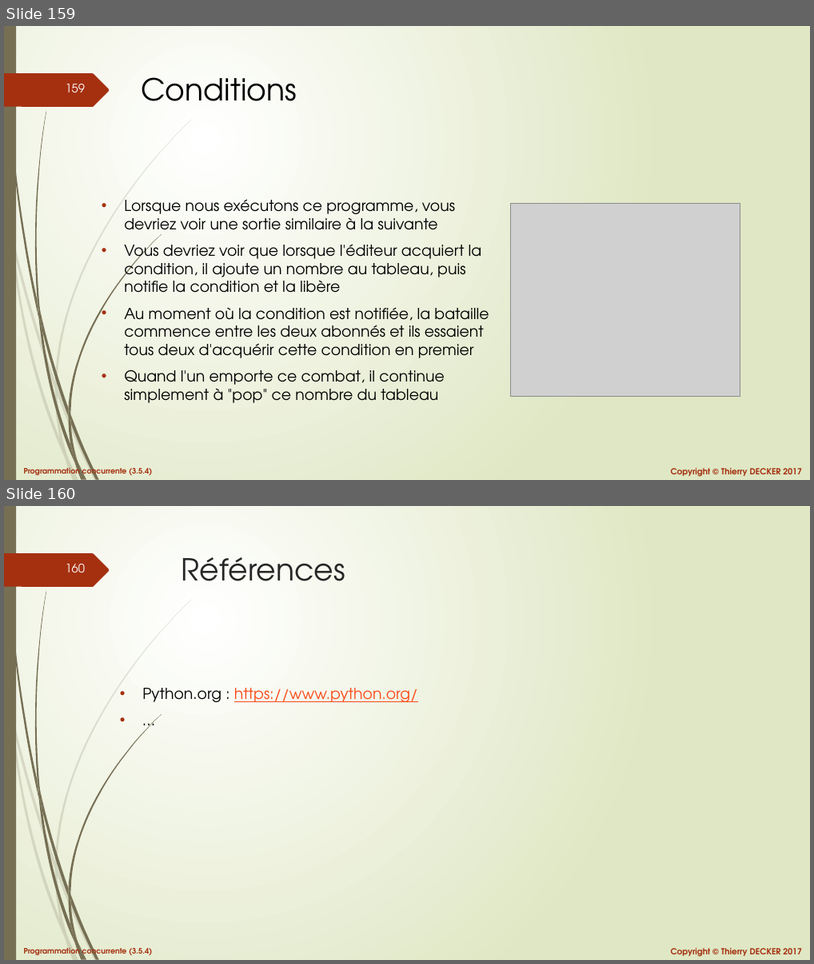
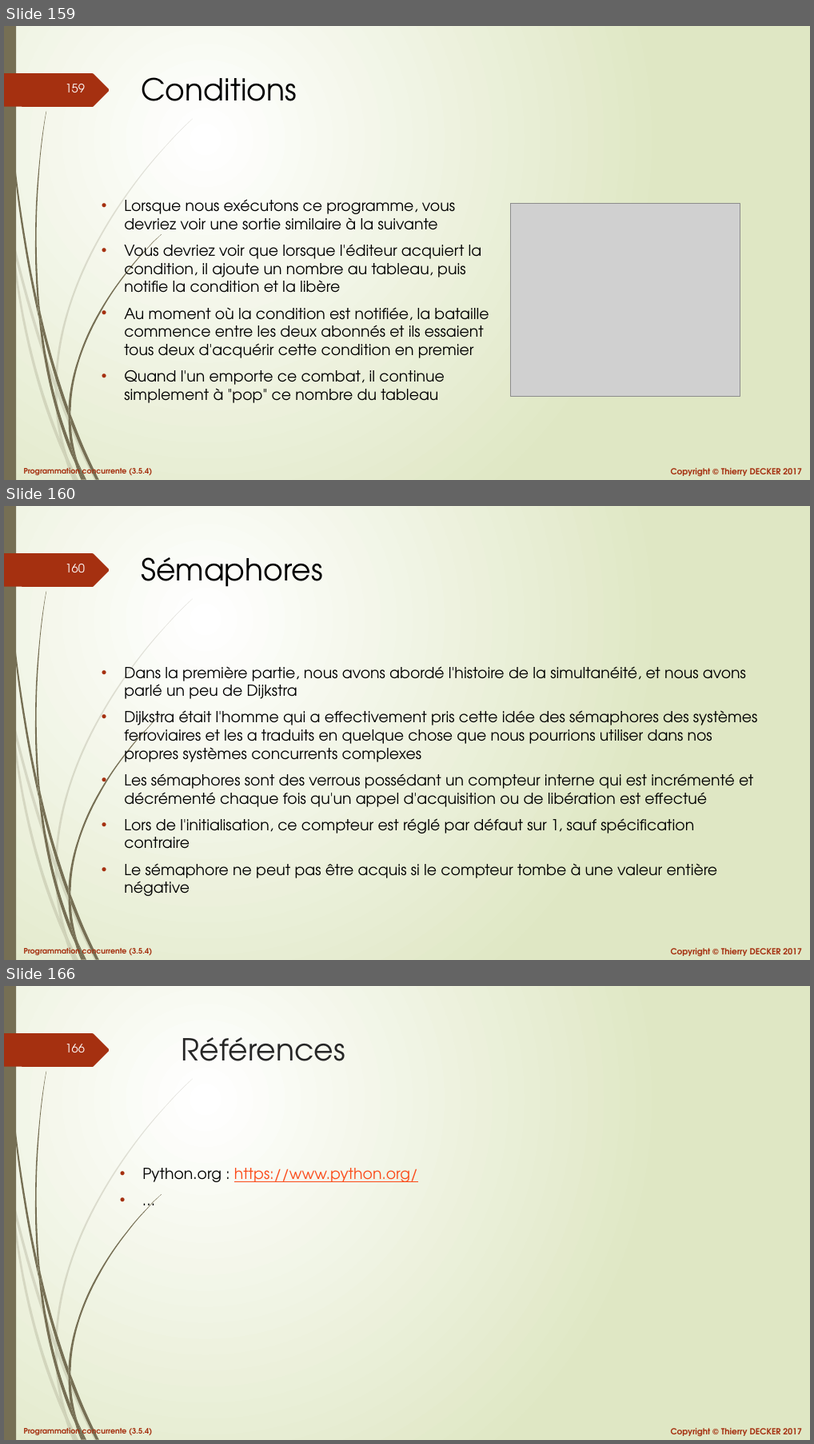
Before and after one commit to VikmanTheRacoon/learning-python, a slide deck: documentations/python-concurrency.pptx. Shown one above the other, each under a label of ours: slides 159 and 160 before the commit, slides 159, 160 and 166 after it; the slides between them are not shown. The pictures are 814x964 and 814x1444 pixels, drawn with LibreOffice and Linux fonts; fonts in the diff are those of the drawing; grey boxes stand for pictures. Boxes give left, top, right and bottom in pixels: in the first picture for what was removed or moved away, otherwise in the second. Text is boxed around its words. In the diff, an @@ line names an element or a change of style, - is before the commit and + after.

```diff
--- a/documentations/python-concurrency.pptx
+++ b/documentations/python-concurrency.pptx
@@ slide 160 added at box(4, 506, 810, 960), background gradient #FFFFFF to #DFE8C4; not listed: 27 template elements that a slide beside it also shows @@
@@ title added at box(141, 557, 323, 587), 36 pt, text #000000 @@
+Sémaphores
@@ text added at box(124, 666, 758, 896), 18 pt, text #000000 @@
+• Dans la première partie, nous avons abordé l'histoire de la simultanéité, et nous avons parlé un peu de Dijkstra
+• Dijkstra était l'homme qui a effectivement pris cette idée des sémaphores des systèmes ferroviaires et les a traduits en quelque chose que nous pourrions utiliser dans nos propres systèmes concurrents complexes
+• Les sémaphores sont des verrous possédant un compteur interne qui est incrémenté et décrémenté chaque fois qu'un appel d'acquisition ou de libération est effectué
+• Lors de l'initialisation, ce compteur est réglé par défaut sur 1, sauf spécification contraire
+• Le sémaphore ne peut pas être acquis si le compteur tombe à une valeur entière négative
@@ what was slide 160 is now slide 166 @@
@@ page number at box(66, 1044, 85, 1052): text changed @@
-160
+166
```
Also in this commit, not shown: 5 other slides added, 1 other file.
